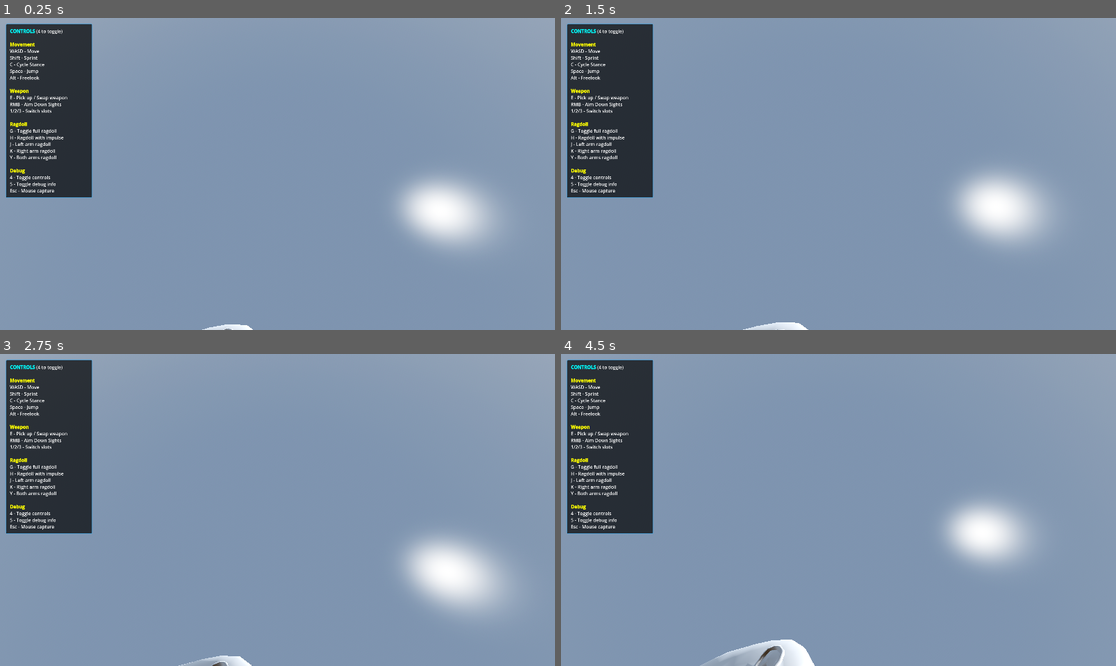
Above: before the commit, frames 1-4 (two rows, left to right).
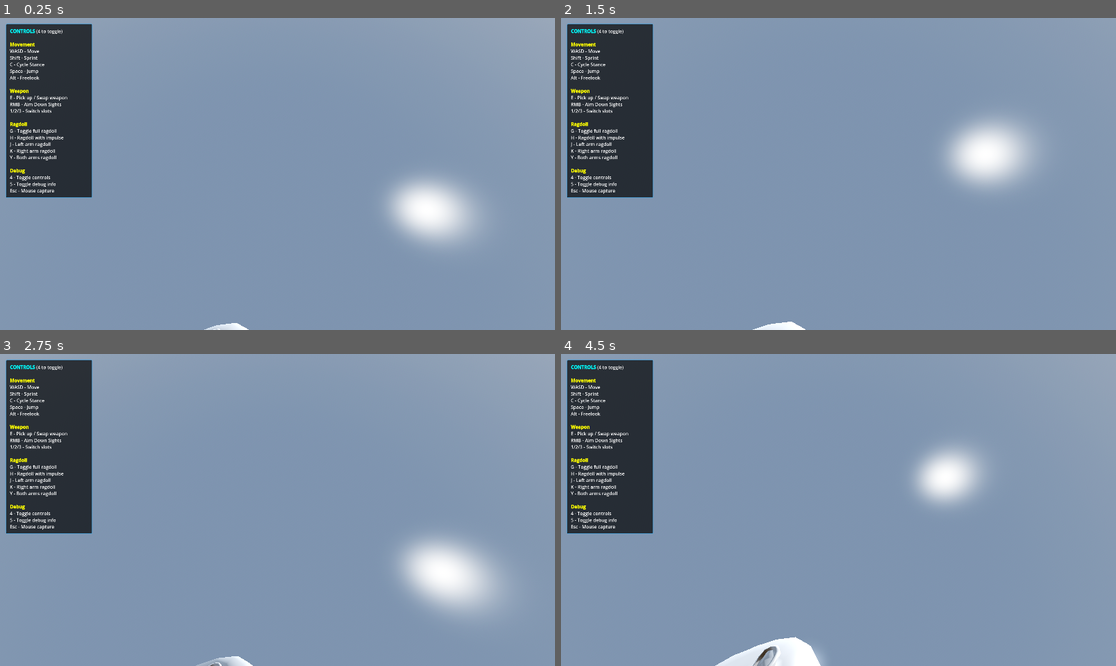
Above: after the commit, the same moments.

Repository: lmf-git/fpp-ik-ads
Game: Godot game, scene res://scenes/main_skeleton.tscn
The game is run twice, just before and just after one commit, with the same random seed, the same clock (stepped at 60 frames per second) and the same inputs. This scene is started directly instead of the project's main scene.
Inputs (mouse positions are in pixels of both pictures, inside the frame that each line leads up to):
- Up to frame 1 (0.25 s): no input
- Up to frame 2 (1.5 s): tap Enter (ui_accept) at 0.5 s; move the mouse to (866, 174) at 0.52 s; hold Right mouse button (aim_down_sights) 0.53-1.28 s; hold W (move_forward) from 0.53 s (still down); click (866, 174) at 0.67 s; tap Space (jump) at 0.77 s; move the mouse to (810, 174) at 1.27 s; tap C (crouch) at 1.35 s
- Up to frame 3 (2.75 s): keep holding W (move_forward); tap Space (jump) at 1.52 s; move the mouse to (288, 503) at 2.02 s; press the mouse at (288, 503) at 2.03 s
- Up to frame 4 (4.5 s): keep holding W (move_forward); move the mouse to (832, 516) at 2.77 s; release the mouse at (832, 516) at 2.78 s; tap Alt (freelook) at 2.85 s; click (832, 516) at 2.92 s; tap Space (jump) at 3.02, 3.77 s; move the mouse to (877, 513) at 3.52 s; tap E (interact) at 3.6 s; move the mouse to (794, 506) at 4.27 s; tap Shift (sprint) at 4.35 s

The runs differ from the first frame. In frame 1, 1.6% of the frame differs, in the area x 36-89%, y 54-100%; in frame 2, 5.7%, in the area x 32-89%, y 31-100%; in frame 3, 0.1%; in frame 4, 5.4%.
Error after the commit: Trying to assign value of type 'character_controller_main.gd' to a variable of type 'skeleton_fpp_controller.gd'. (res://scripts/controls_hud.gd:25)

Commit message:
Fix main scene to use refactored character controller
Addresses error: "Trying to assign value of type 'character_controller_main.gd'
to a variable of type 'skeleton_fpp_controller.gd'"

Root cause: main_skeleton.tscn was still instantiating the old
character_skeleton_player.tscn scene which uses the deprecated
skeleton_fpp_controller.gd script.

Fix:
- Update main_skeleton.tscn to use character_skeleton_player_refactored.tscn
- Change scene path from res://scenes/character_skeleton_player.tscn
  to res://scenes/character_skeleton_player_refactored.tscn
- Update UID from uid://character_skeleton_fpp to uid://character_skeleton_refactored

This ensures the main scene uses the new component-based CharacterControllerMain
instead of the old monolithic SkeletonFPPController, eliminating type mismatch
errors in HUD and debug overlay.

Note: enhanced_demo.tscn already uses the refactored scene and doesn't need updating.

Diff:
--- a/scenes/main_skeleton.tscn
+++ b/scenes/main_skeleton.tscn
@@ -1,6 +1,6 @@
 [gd_scene load_steps=15 format=3 uid="uid://byn5m8kvx8nwq"]
 
-[ext_resource type="PackedScene" uid="uid://character_skeleton_fpp" path="res://scenes/character_skeleton_player.tscn" id="1"]
+[ext_resource type="PackedScene" uid="uid://character_skeleton_refactored" path="res://scenes/character_skeleton_player_refactored.tscn" id="1"]
 [ext_resource type="PackedScene" uid="uid://djdxe3yn5w7cp" path="res://scenes/weapon_pickup.tscn" id="2"]
 [ext_resource type="PackedScene" uid="uid://bqw3h8yx7nvkj" path="res://scenes/weapons/rifle.tscn" id="3"]
 [ext_resource type="PackedScene" uid="uid://c8vxm2k5yx9nl" path="res://scenes/weapons/pistol.tscn" id="4"]
